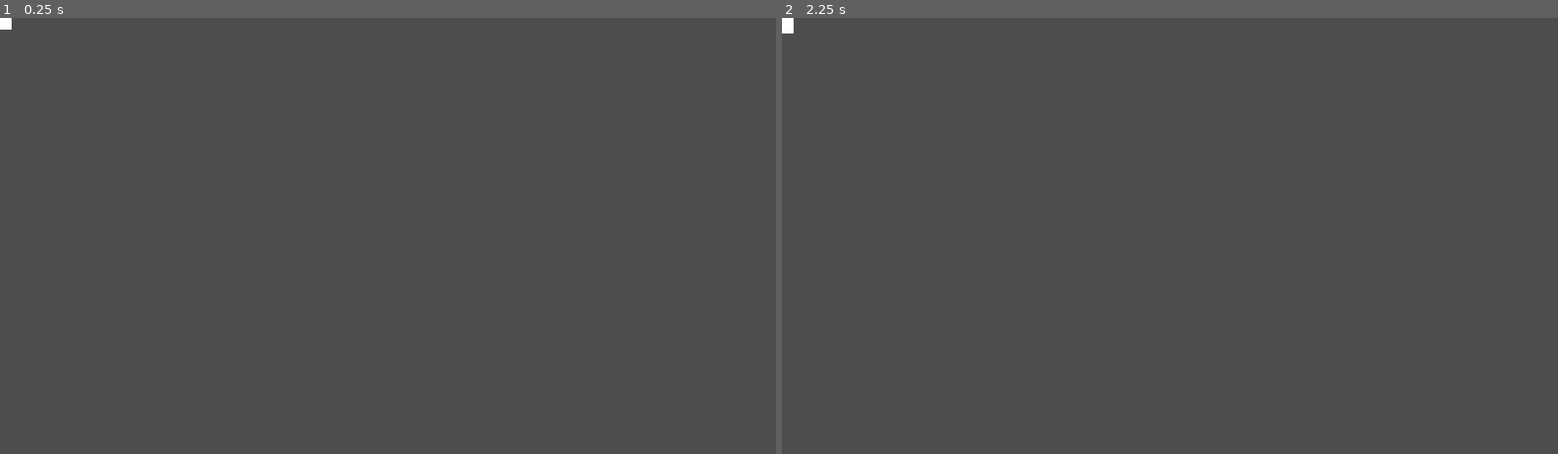
Above: before the commit, frames 1-2 (left to right).
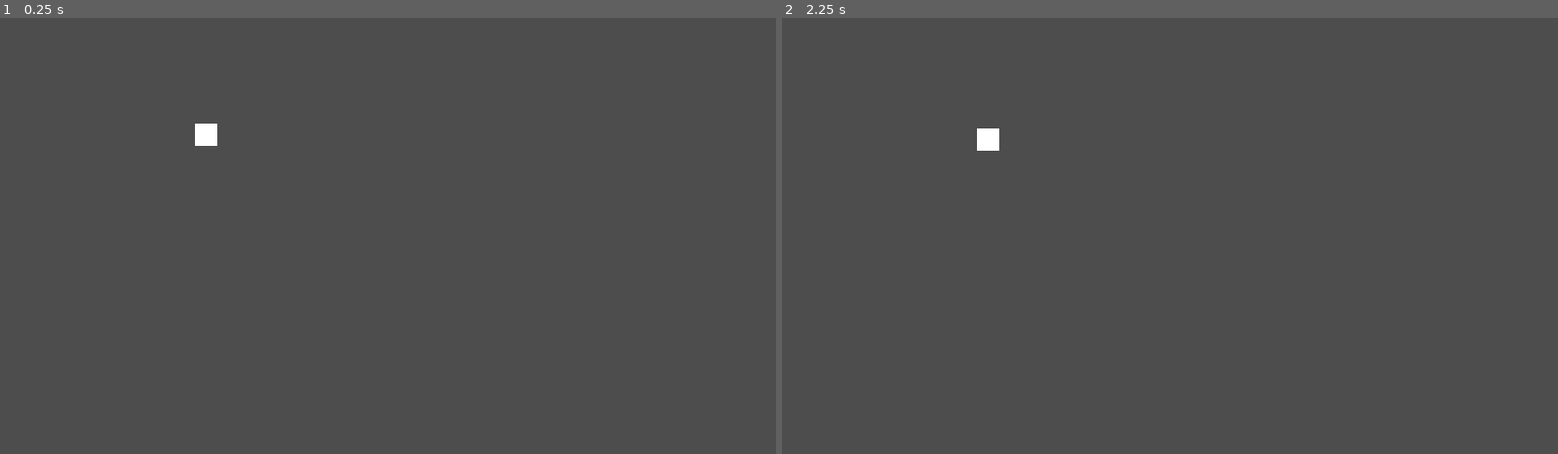
Above: after the commit, the same moments.

Repository: Zelloe/mage-frogs
Game: Godot game, scene res://game.tscn
The game is run twice, just before and just after one commit, with the same random seed, the same clock (stepped at 60 frames per second) and the same inputs. Before the commit the project starts from res://player_l.tscn.
Inputs:
- Up to frame 1 (0.25 s): no input
- Up to frame 2 (2.25 s): tap Enter at 0.5, 2 s; tap S (press_s) at 0.6, 2.1 s; tap Space at 1.25 s; tap W (press_w) at 1.35 s

The runs differ from the first frame. In frame 1, 0.2% of the frame differs, in the area x 0-28%, y 0-30%; in frame 2, 0.2%, in the area x 0-28%, y 0-31%.

Commit message:
teste

Diff:
--- a/project.godot
+++ b/project.godot
@@ -11,7 +11,7 @@
 [application]
 
 config/name="mage-frogs"
-run/main_scene="uid://48hfhgbcltuv"
+run/main_scene="uid://bw6sjnsjxest2"
 config/features=PackedStringArray("4.7", "Forward Plus")
 config/icon="res://icon.svg"
 
Not shown, added: Sprites.png.import
Not shown, added: assets/ametista.png.import
Not shown, added: assets/bau-aberto.png.import
Not shown, added: assets/bau-fechado.png.import
Not shown, added: assets/rubi.png.import
Not shown, added: assets/safira.png.import
